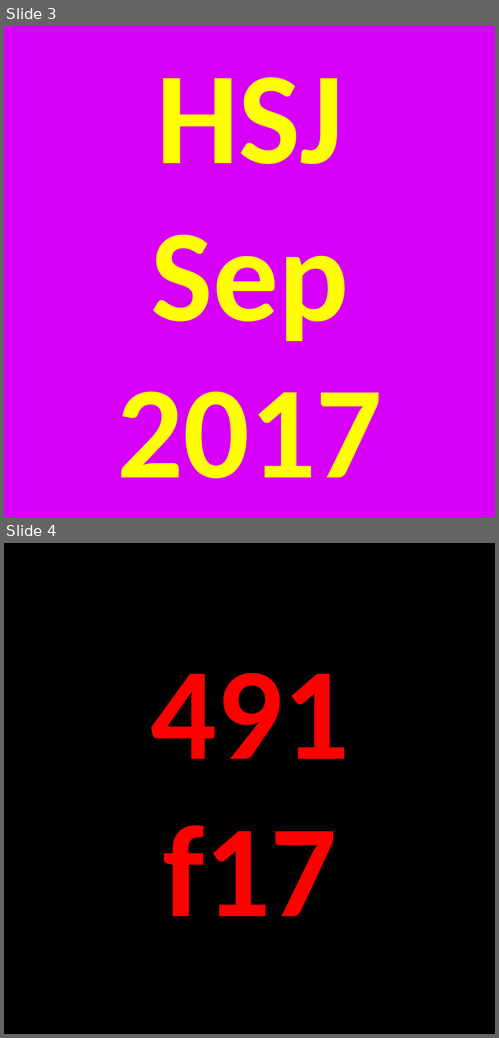
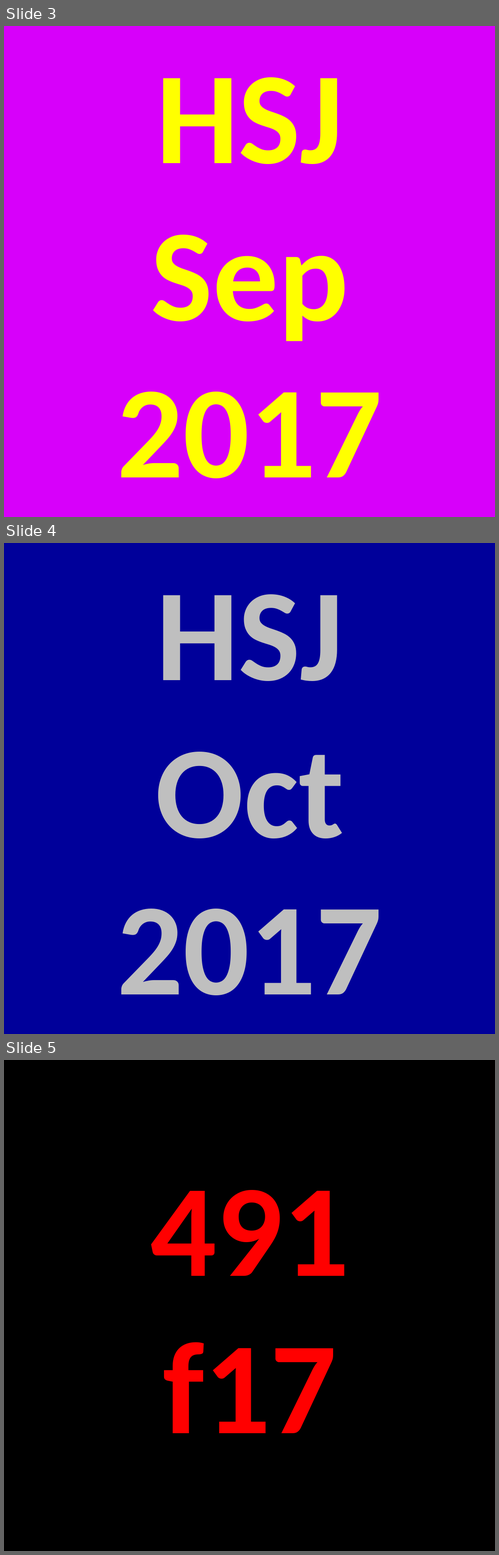
Before and after one commit to hardlystrictlyjerry/hardlystrictlyjerry.github.io, a slide deck: resources/soundcloud.pptx. Shown one above the other, each under a label of ours: slides 3 and 4 before the commit, slides 3, 4 and 5 after it. The pictures are 499x1038 and 499x1555 pixels, drawn with LibreOffice and Linux fonts; fonts in the diff are those of the drawing. Boxes give left, top, right and bottom in pixels: in the first picture for what was removed or moved away, otherwise in the second. Text is boxed around its words. In the diff, an @@ line names an element or a change of style, - is before the commit and + after.

Commit message:
update ppt

```diff
--- a/resources/soundcloud.pptx
+++ b/resources/soundcloud.pptx
@@ slide 4 added at (4, 543, 495, 1034), background #00009A @@
@@ title added at (117, 594, 382, 996), 96 pt, text #BFBFBF, bold @@
+HSJ
+Oct
+2017
@@ what was slide 4 is now slide 5 @@
```
